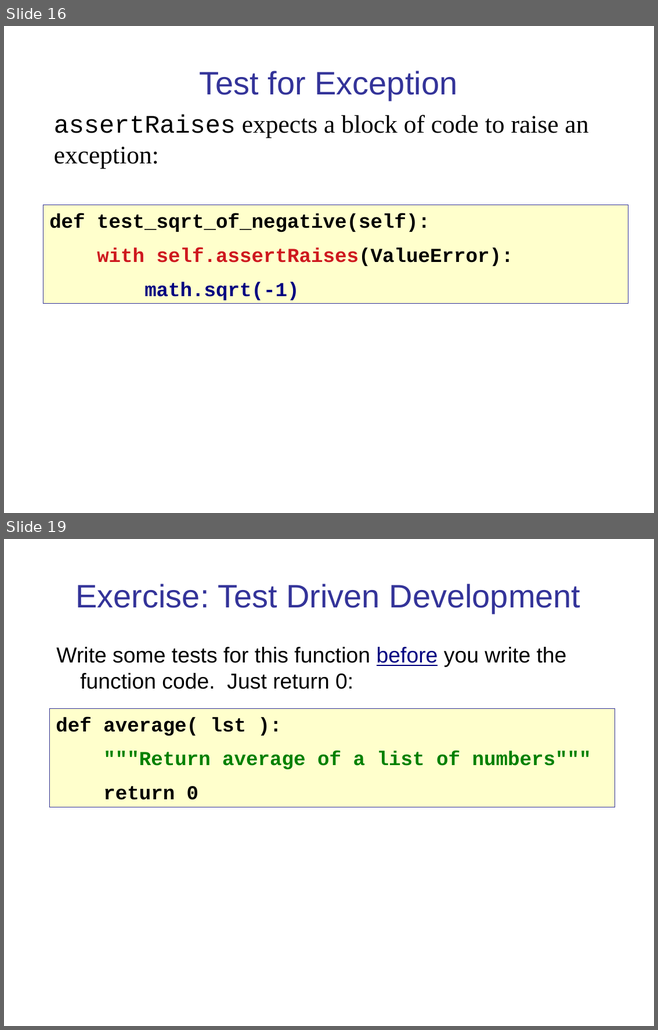
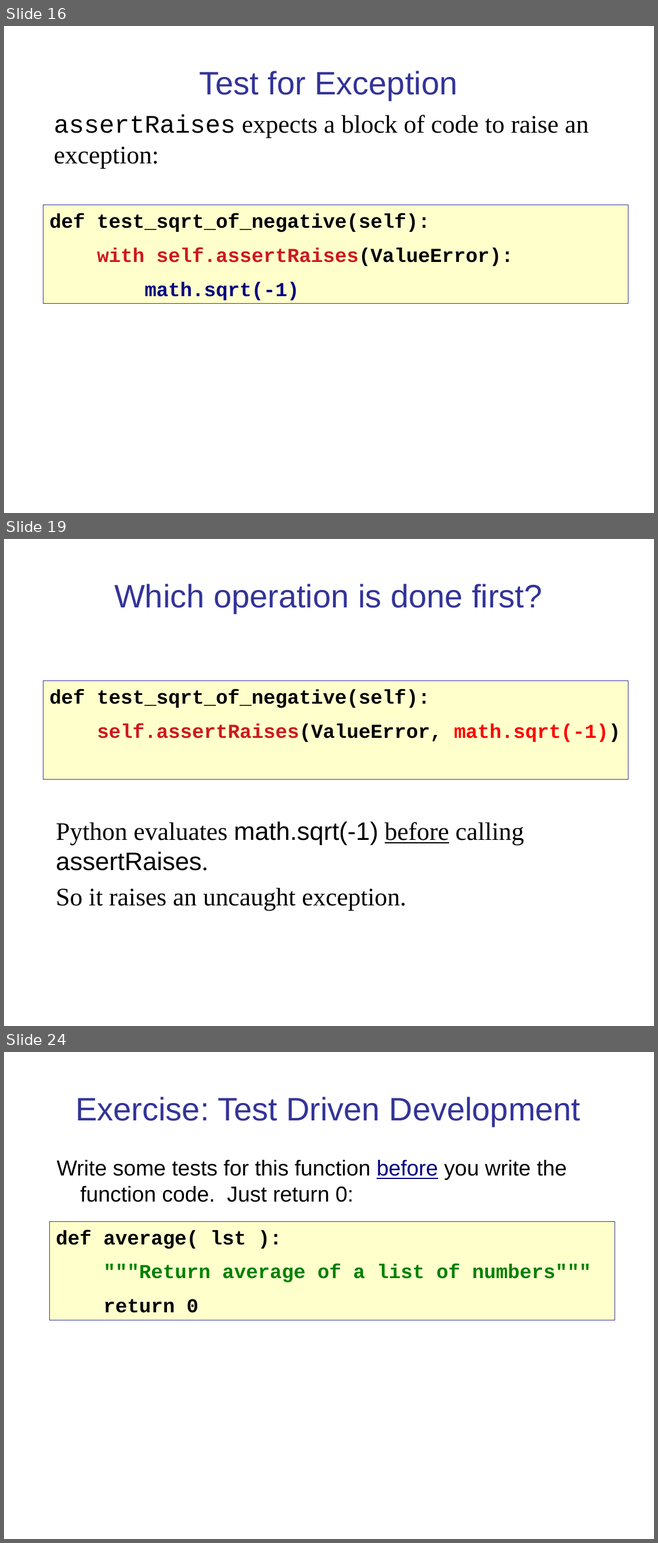
Before and after one commit to cpske/ISP, a slide deck: testing/PythonUnitTesting.ppt. Shown one above the other, each under a label of ours: slides 16 and 19 before the commit, slides 16, 19 and 24 after it; the slides between them are not shown. The pictures are 658x1030 and 658x1543 pixels, drawn with LibreOffice and Linux fonts; fonts in the diff are those of the drawing. Boxes give left, top, right and bottom in pixels: in the first picture for what was removed or moved away, otherwise in the second. Text is boxed around its words. In the diff, an @@ line names an element or a change of style, - is before the commit and + after.

Commit message:
improve unit testing slides for python

```diff
--- a/testing/PythonUnitTesting.ppt
+++ b/testing/PythonUnitTesting.ppt
@@ slide 19 added at [4, 539, 654, 1026], background #FFFFFF @@
@@ title added at [114, 584, 542, 613], 36 pt, text #333399 @@
+Which operation is done first?
@@ rectangle added at [43, 681, 628, 779], fill #FFFFCC, outline #333399 0.74 pt, 22 pt, text #000000, bold @@
+def test_sqrt_of_negative(self):
+self.assertRaises(ValueError, math.sqrt(-1))
@@ text added at [56, 821, 524, 911], 28 pt, text #000000 @@
+Python evaluates math.sqrt(-1) before calling assertRaises.
+So it raises an uncaught exception.
@@ what was slide 19 is now slide 24 @@
```
Also in this commit, not shown: 6 slides changed, 4 other slides added, 5 other files.
